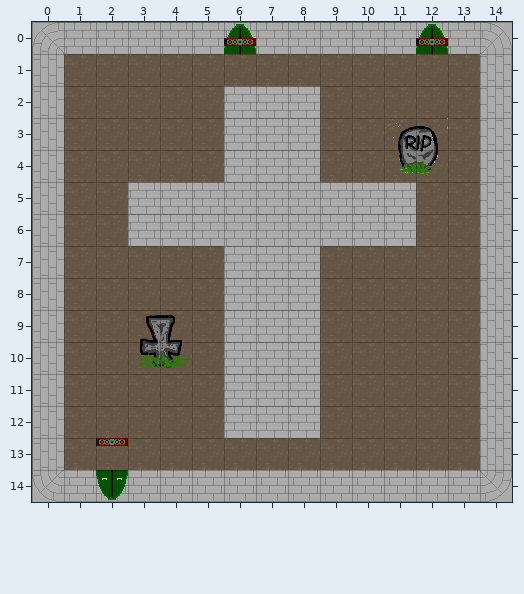
Tiled map, stored at resources/graphics/rooms/room3.tmx. The picture above is the old version.
Cells are 32x32 px. Shown: x 0..14, y 0..14.
After:
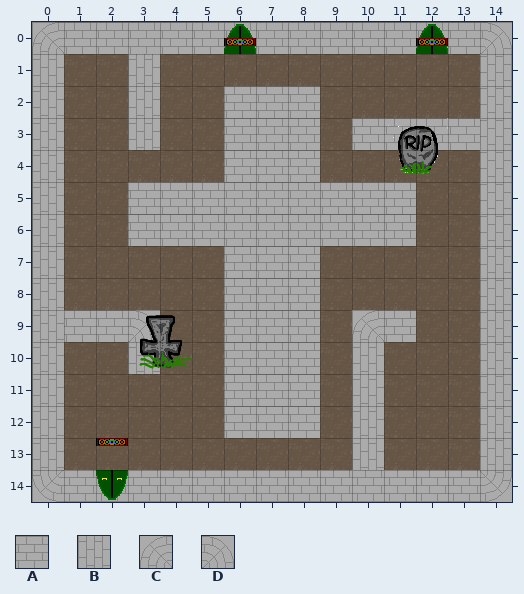
Key: from "tiles-wall-floor": A 4, B 6, C 8, D 9.
_ is an empty cell.
Tiles of an added or newly shown layer are drawn over the layers below it.
What changed:
Changed rows in their new state; . is an unchanged cell.
Layer "walls" (added):
first column x 3:
 1 B..........
 2 B..........
 3 B......AAAA
first column x 1:
 9 AAD......CA
10 ..B......B.
11 .........B.
12 .........B.
13 .........B.
